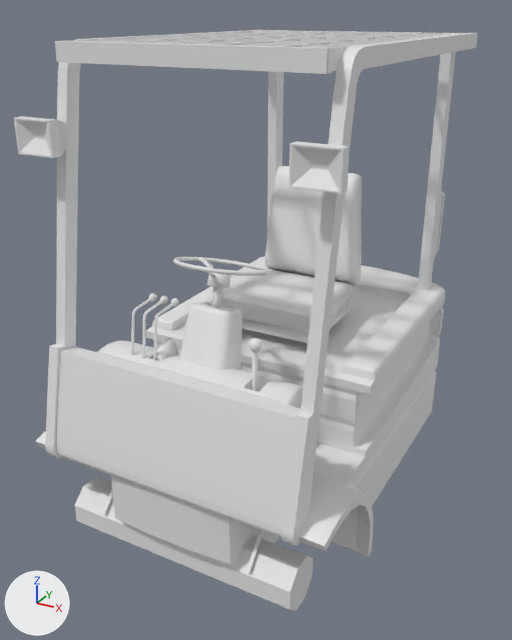
Before and after pictures for a commit that changed the OBJ model data/models/forklift/body.obj.
Both versions are drawn from a camera (50 mm lens) standing at (1.42, -3.59, 2.37) and looking at (-0.06, -0.89, 1.02). The axes (+X, +Y, +Z) are drawn at lower left. The lights are the same throughout. Where no turn or scale is listed for an object, it has been applied to the vertices.

In view in the first picture: 'body'.
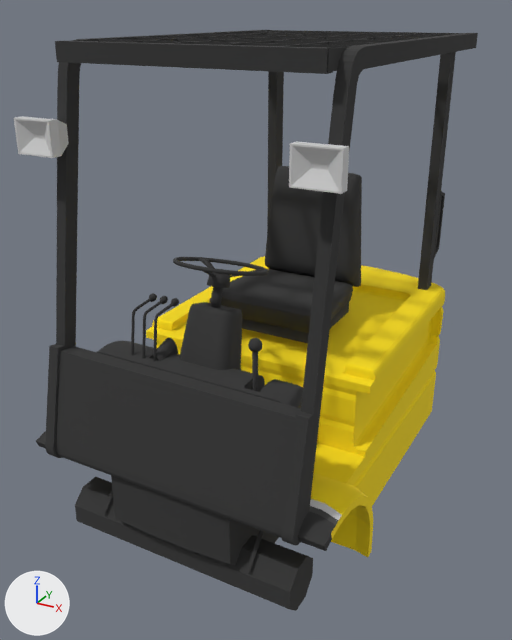
The change in detail:
Picture 'tire_truck.png' (img_tire_truck_png) is new.
Material 'lambert15SG' (mat_lambert15sg) is new.
Its texture is img_tire_truck_png.
Its roughness is 1.0.
me_body has 6526 vertices, 12503 faces and spans x -0.69..0.69, y -1.79..0.27, z 0.15..2.26.
me_body now uses material mat_lambert15sg (picture img_tire_truck_png).

Where the change shows, as pixel boxes (x1, y1, x2, y2) in the pictures (512 x 640 px):
'body', recoloured (grey to black)
    both: (14, 30, 478, 611)
